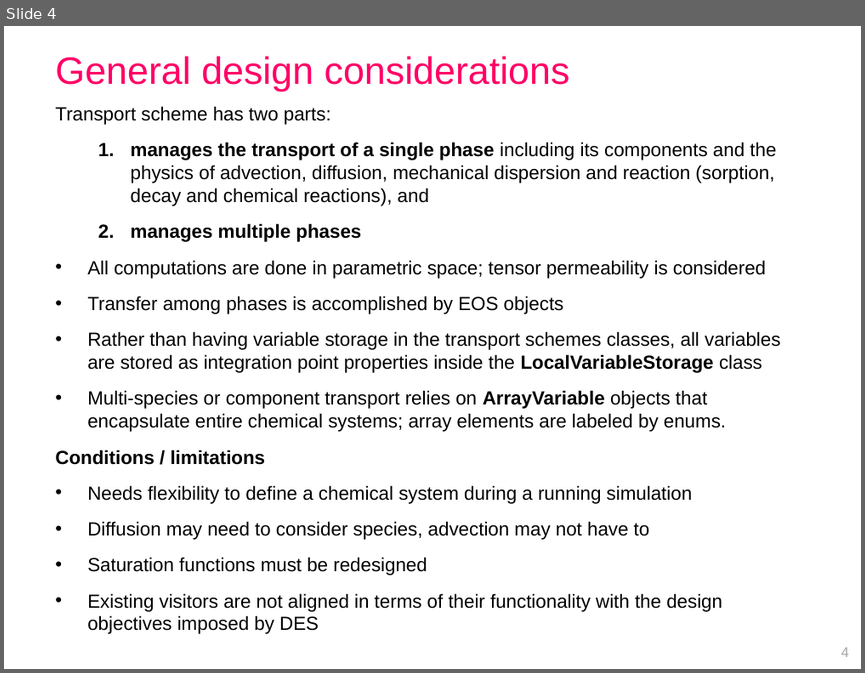
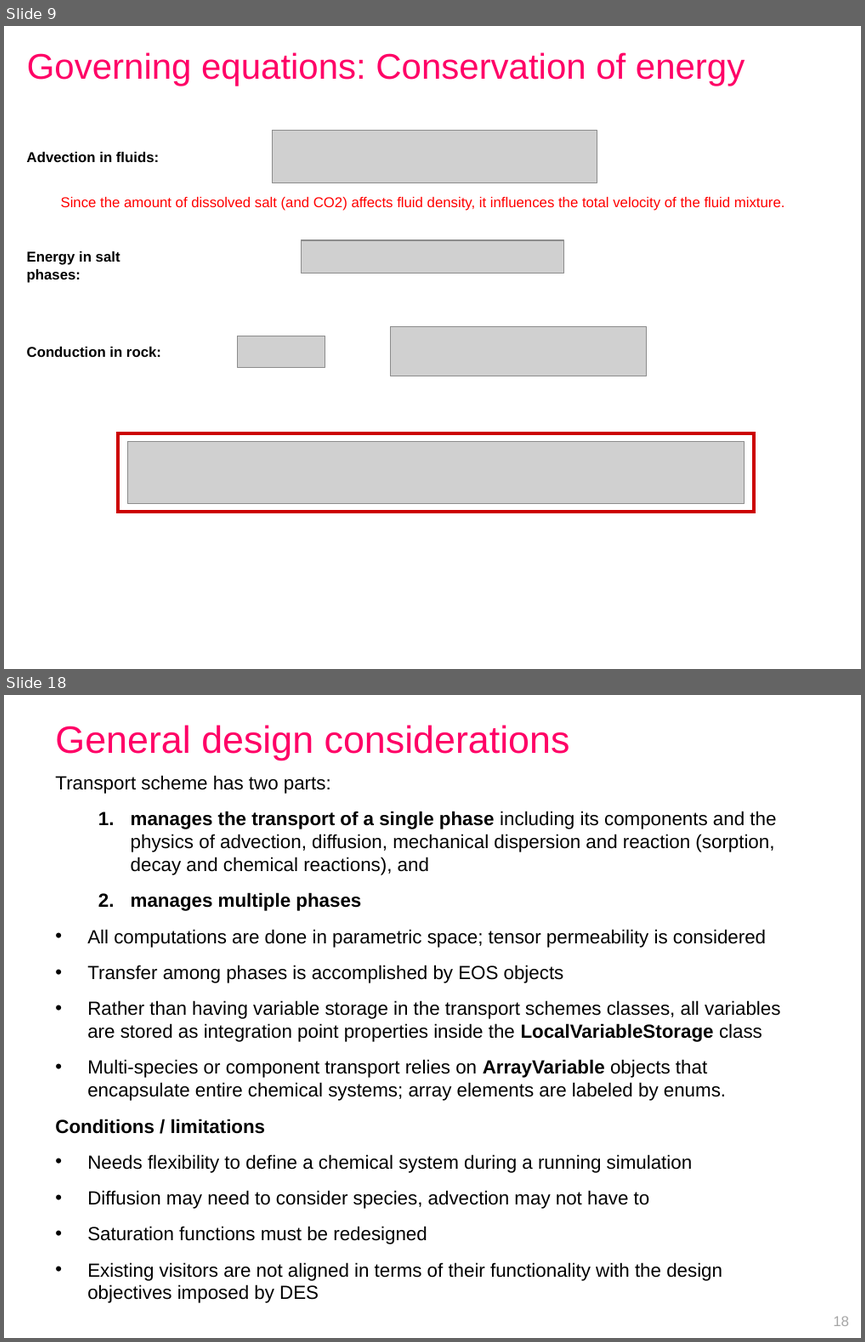
Before and after one commit to openCSMP/openCSMP, a slide deck: doc/SKM2018_Melbourne_transport_scheme.pptx. Shown one above the other, each under a label of ours: slide 4 before the commit, slides 9 and 18 after it; the slides between them are not shown. The pictures are 865x673 and 865x1342 pixels, drawn with LibreOffice and Linux fonts; fonts in the diff are those of the drawing; grey boxes stand for pictures. Boxes give left, top, right and bottom in pixels: in the first picture for what was removed or moved away, otherwise in the second. Text is boxed around its words. In the diff, an @@ line names an element or a change of style, - is before the commit and + after.

```diff
--- a/doc/SKM2018_Melbourne_transport_scheme.pptx
+++ b/doc/SKM2018_Melbourne_transport_scheme.pptx
@@ slide 9 added at (4, 26, 861, 669), background #FFFFFF @@
@@ title added at (27, 52, 744, 86), 30 pt, text #FF0066 @@
+Governing equations: Conservation of energy
@@ text added at (27, 152, 159, 162), 12 pt, text #000000, bold @@
+Advection in fluids:
@@ picture added at (271, 131, 596, 182) @@
@@ text added at (61, 197, 785, 210), 12 pt, text #FF0000 @@
+Since the amount of dissolved salt (and CO2) affects fluid density, it influences the total velocity of the fluid mixture.
@@ text added at (27, 251, 120, 283), 12 pt, text #000000, bold @@
+Energy in salt phases:
@@ picture added at (302, 240, 563, 273) @@
@@ picture added at (391, 327, 647, 375) @@
@@ text added at (27, 346, 161, 357), 12 pt, text #000000, bold @@
+Conduction in rock:
@@ picture added at (237, 335, 325, 366) @@
@@ rectangle added at (118, 433, 754, 512), outline #CC0000 3 pt @@
@@ picture added at (128, 442, 744, 503) @@
@@ what was slide 4 is now slide 18 @@
@@ page number at (833, 1315, 849, 1326): text changed @@
-4
+18
```
Also in this commit, not shown: 71 slides changed, 11 other slides added, 17 other files.
